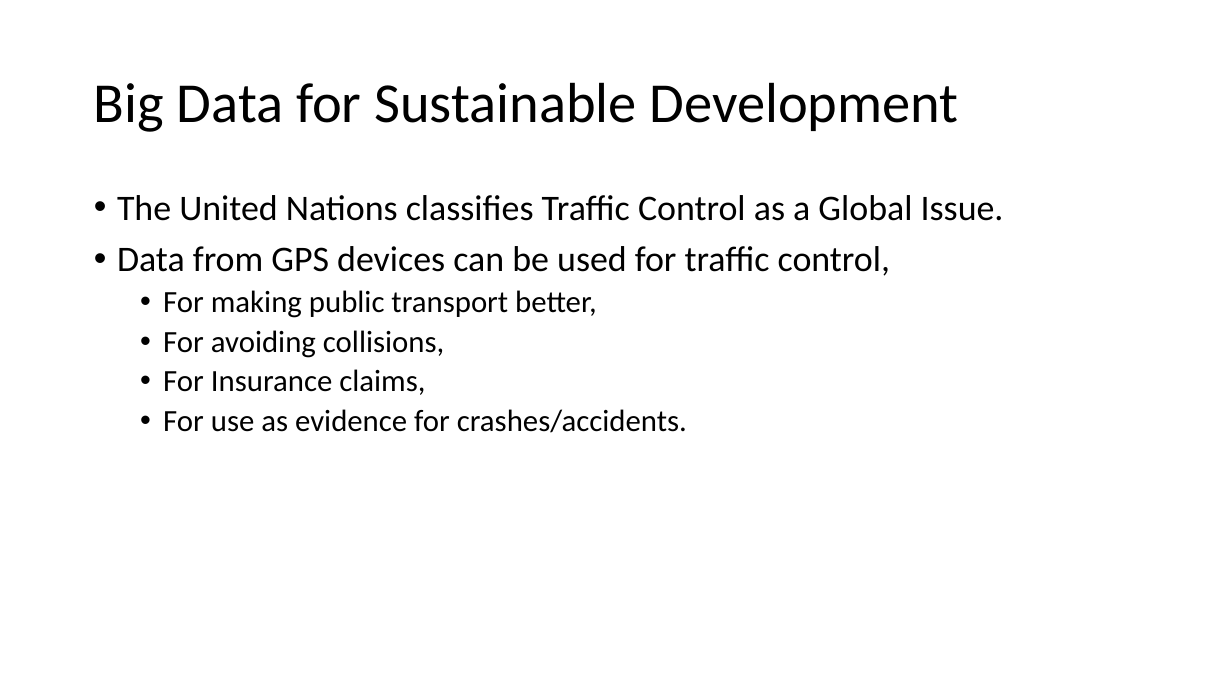
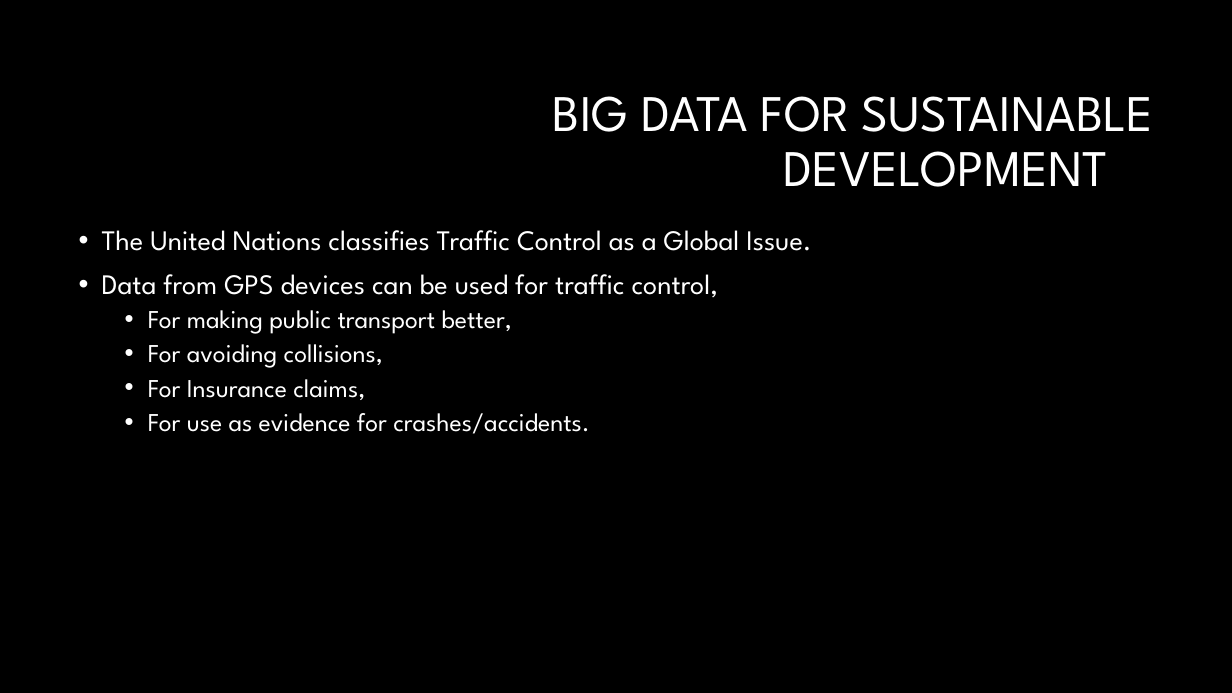
Before and after one commit to smcd253/hackIoT-2019, a slide deck: slide 2 of Group10-Hack-IoT 2019.pptx. Drawn at 1232x693 pixels with LibreOffice and Linux fonts; fonts in the diff are those of the drawing; background and template pictures are left out. Boxes give left, top, right and bottom in pixels: in the first picture for what was removed or moved away, otherwise in the second. Text is boxed around its words. In the diff, an @@ line names an element or a change of style, - is before the commit and + after.

```diff
--- a/Group10-Hack-IoT 2019.pptx
+++ b/Group10-Hack-IoT 2019.pptx
@@ background #FFFFFF to #000000 @@
@@ title at (553,96,1153,187): text changed; size 44 to 40 pt; font Calibri to League Spartan; text colour #000000 to #FFFFFF @@
-Big Data for Sustainable Development
+BIG DATA FOR SUSTAINABLE DEVELOPMENT
@@ text "The United Nations classifies Traffic ...": place and size @@
-text "The United Nations classifies Traffic ..." at (117,195,1004,433)
+text "The United Nations classifies Traffic ..." at (102,230,811,434)
@@ text "The United Nations classifies Traffic ..." at (102,230,811,434): size 28 to 22 pt in "The United Nations classifies Traffic Control as ...", "Data from GPS devices can be used ..."; font Calibri to League Spartan, text colour #000000 to #FFFFFF; size 24 to 20 pt in "For making public transport better,", "For avoiding collisions,", "For Insurance claims,", "For use as evidence for crashes/accidents." @@
```
Also in this commit, not shown: 3 other slides changed, 3 slides added.
